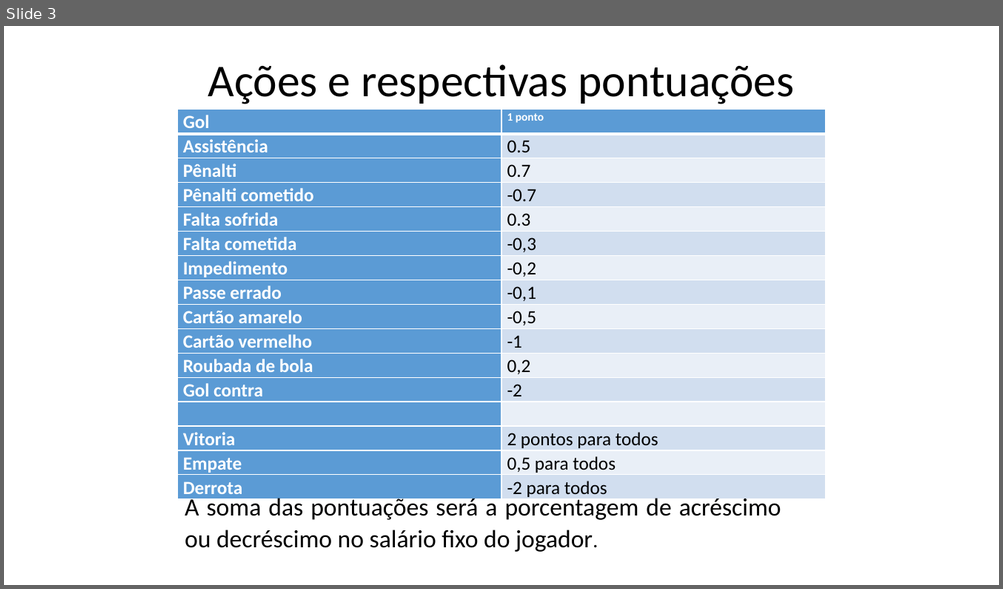
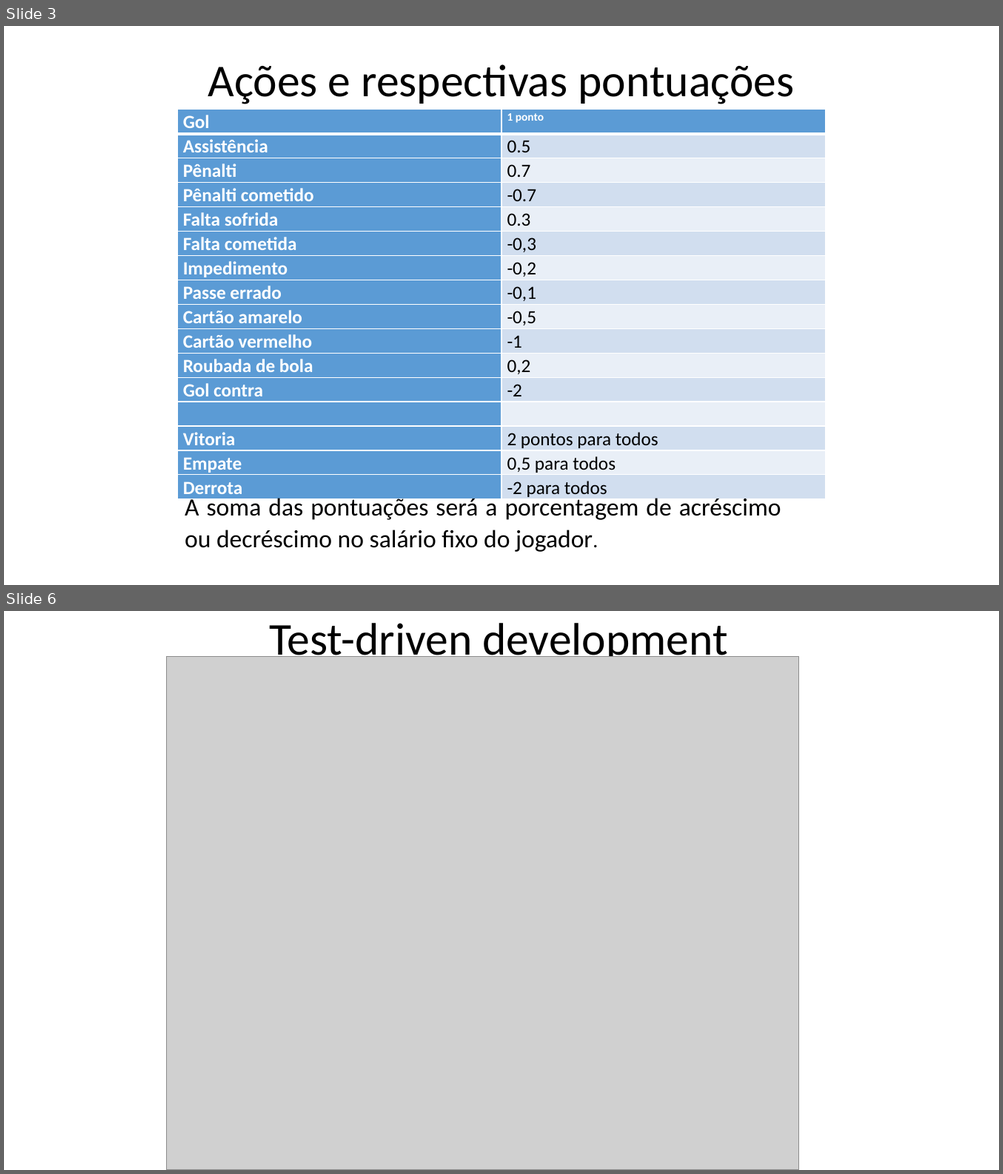
Before and after one commit to jhunior244/trabalho_testes, a slide deck: trabalho de testes apresentação.pptx. Shown one above the other, each under a label of ours: slide 3 before the commit, slides 3 and 6 after it; the slides between them are not shown. The pictures are 1003x589 and 1003x1174 pixels, drawn with LibreOffice and Linux fonts; fonts in the diff are those of the drawing; grey boxes stand for pictures. Boxes give left, top, right and bottom in pixels: in the first picture for what was removed or moved away, otherwise in the second. Text is boxed around its words. In the diff, an @@ line names an element or a change of style, - is before the commit and + after.

```diff
--- a/trabalho de testes apresentação.pptx
+++ b/trabalho de testes apresentação.pptx
@@ slide 6 added at (x1=4, y1=611, x2=999, y2=1170), background #FFFFFF @@
@@ title added at (x1=269, y1=623, x2=728, y2=665), 44 pt, text #000000 @@
+Test-driven development
@@ picture added at (x1=166, y1=657, x2=799, y2=1170) @@
```
Also in this commit, not shown: 4 slides changed, 6 other slides added, 2 other files.
